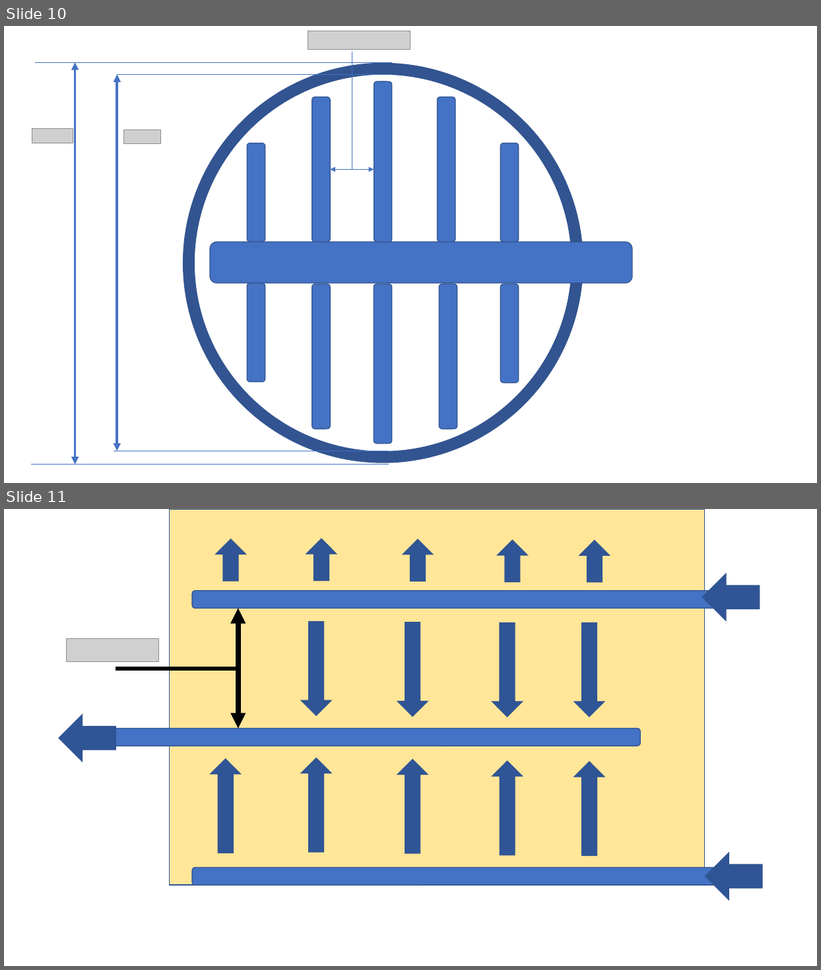
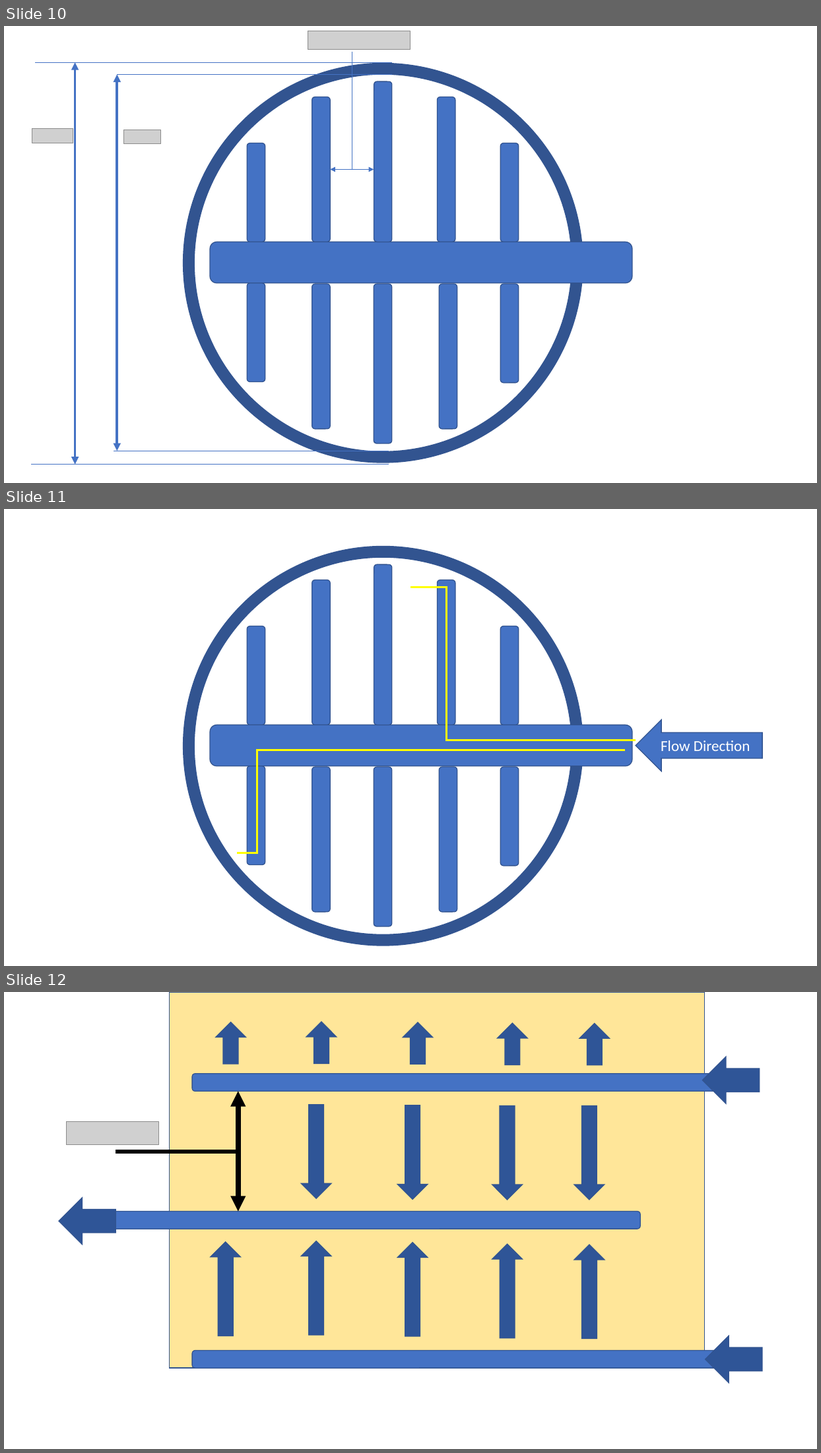
Before and after one commit to AguaClara/Textbook, a slide deck: ClareDiagrams.pptx. Shown one above the other, each under a label of ours: slides 10 and 11 before the commit, slides 10, 11 and 12 after it. The pictures are 821x970 and 821x1453 pixels, drawn with LibreOffice and Linux fonts; fonts in the diff are those of the drawing; grey boxes stand for pictures. Boxes give left, top, right and bottom in pixels: in the first picture for what was removed or moved away, otherwise in the second. Text is boxed around its words. In the diff, an @@ line names an element or a change of style, - is before the commit and + after.

```diff
--- a/ClareDiagrams.pptx
+++ b/ClareDiagrams.pptx
@@ slide 11 added at <box>4,509,817,966</box>, background #FFFFFF @@
@@ ellipse added at <box>189,552,578,940</box>, outline #325491 14 pt @@
@@ group added at <box>210,564,633,927</box>: 11 rounded rectangles @@
@@ elbow line added from (636, 740) to (411, 587), #FFFF00 2.25 pt @@
@@ left arrow added at <box>636,720,763,772</box>, fill #4472C4, outline #325491 1 pt, 18 pt, text #FFFFFF @@
+Flow Direction
@@ elbow line added from (626, 751) to (237, 853), #FFFF00 2.25 pt @@
@@ what was slide 11 is now slide 12 @@
```
Also in this commit, not shown: 1 other slide added, 1 other file.
